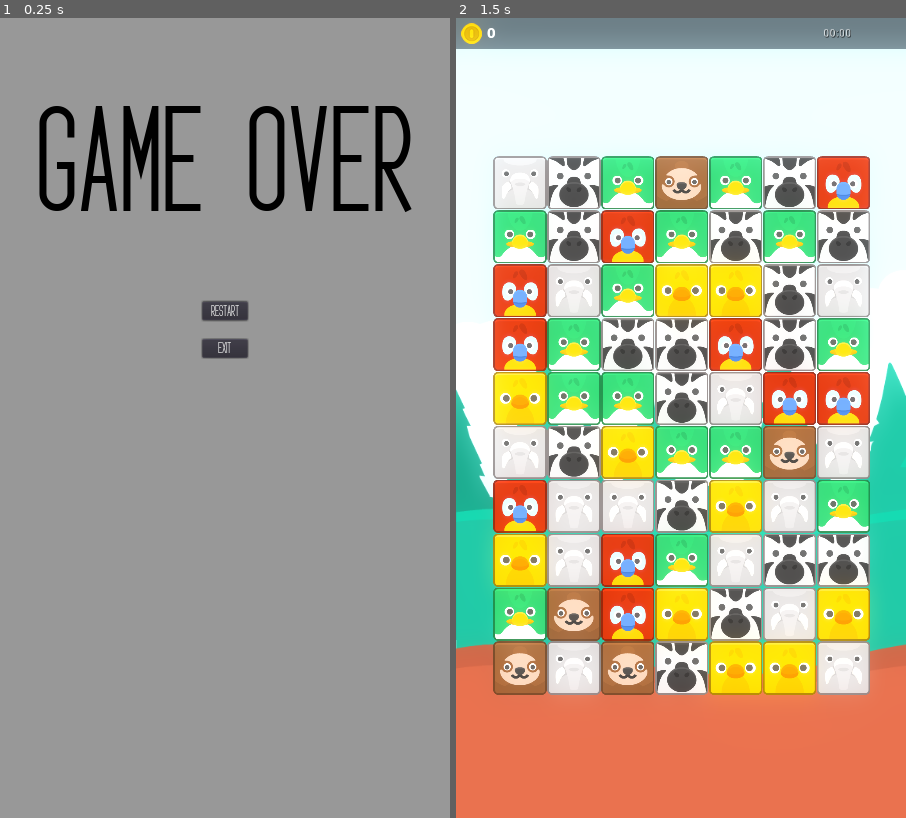
Above: before the commit, frames 1-2 (left to right).
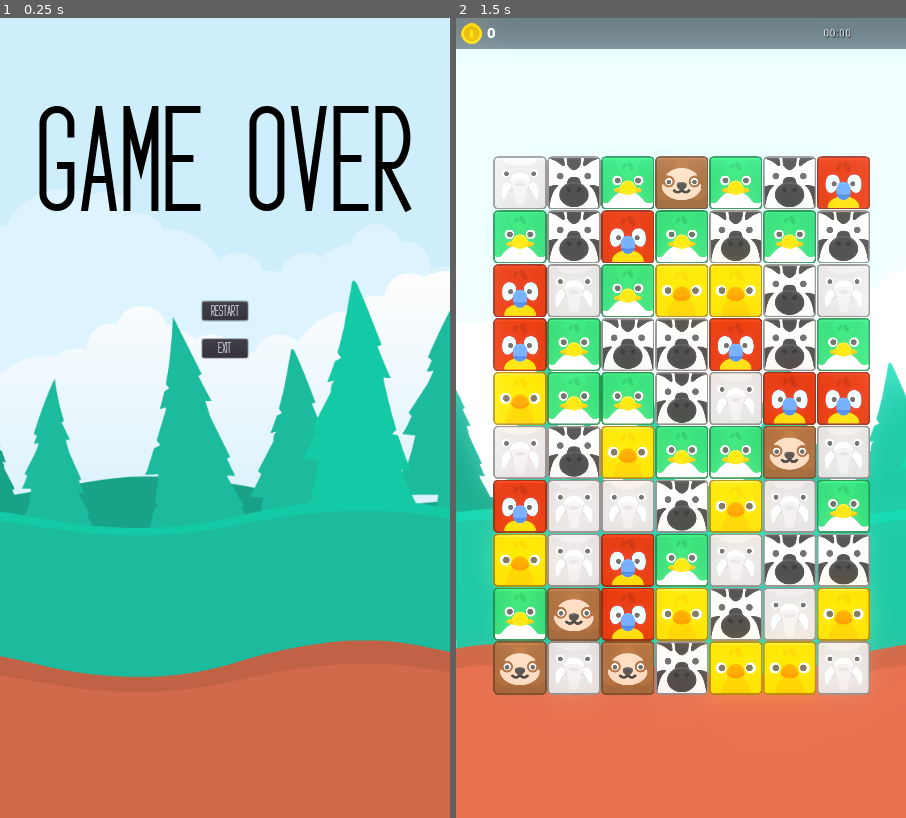
Above: after the commit, the same moments.

Repository: RSCal/Game_Jam-Final_Project
Game: Godot game, scene res://UI/GameOver.tscn
Same seed, same stepped clock (60 frames per second), same inputs: the game is played once before the commit and once after it. This scene is started directly instead of the project's main scene. The engine's default icon, where the game draws it, is replaced by a stand-in: a white triangle on a blue panel in a dark square.
Inputs (mouse positions are in pixels of both pictures, inside the frame that each line leads up to):
- Up to frame 1 (0.25 s): no input
- Up to frame 2 (1.5 s): click "Restart" at 0.5 s; tap Enter at 1.25 s; move the mouse to (780, 378) at 1.27 s

The runs differ from the first frame. In frame 1, 96% of the frame differs, in the area x 0-100%, y 0-100%; in frame 2, nothing differs.

Commit message:
draft

Diff:
--- a/Exercise-03d-Shaders/UI/GameOver.tscn
+++ b/Exercise-03d-Shaders/UI/GameOver.tscn
@@ -1,7 +1,8 @@
-[gd_scene load_steps=7 format=2]
+[gd_scene load_steps=8 format=2]
 
 [ext_resource path="res://Assets/Ignotum.otf" type="DynamicFontData" id=1]
 [ext_resource path="res://UI/GameOver.gd" type="Script" id=2]
+[ext_resource path="res://Assets/background_game.png" type="Texture" id=3]
 
 [sub_resource type="StyleBoxFlat" id=1]
 
@@ -32,6 +33,11 @@
 __meta__ = {
 "_edit_use_anchors_": false
 }
+
+[node name="Sprite" type="Sprite" parent="PanelContainer/MarginContainer"]
+position = Vector2( 331, 498.5 )
+scale = Vector2( 1, 1.0498 )
+texture = ExtResource( 3 )
 
 [node name="Row" type="VBoxContainer" parent="PanelContainer/MarginContainer"]
 margin_right = 576.0
--- a/Exercise-03d-Shaders/UI/Menu.tscn
+++ b/Exercise-03d-Shaders/UI/Menu.tscn
@@ -147,6 +147,9 @@
 margin_bottom = 602.0
 custom_fonts/font = SubResource( 5 )
 text = "Quit"
+__meta__ = {
+"_edit_use_anchors_": false
+}
 
 [connection signal="pressed" from="Play" to="." method="_on_Play_pressed"]
 [connection signal="pressed" from="Quit" to="." method="_on_Quit_pressed"]
